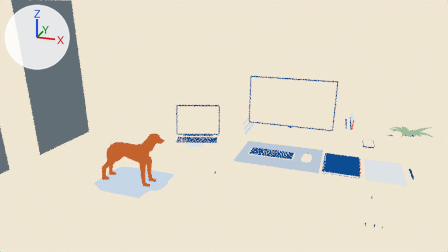
The Blender file blender/desk_scene.blend: old version first, new version second.
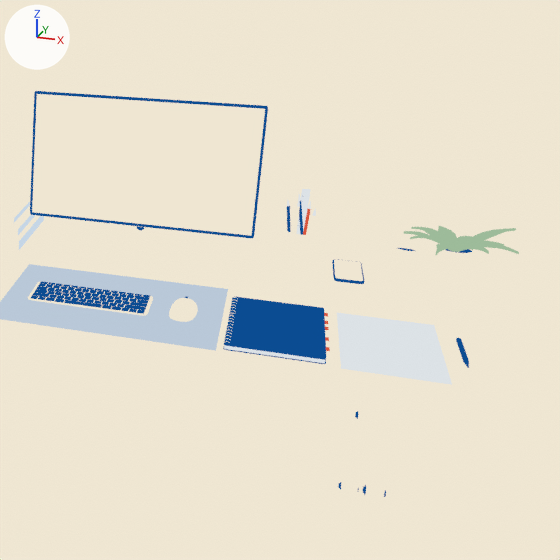
Each version is shown from the file's camera 'Cam_Hero', then close up on the part from 53% to 100% of the width and 17% to 100% of the height. Lighting does not change. The marker at upper left points along +X, +Y and +Z. The last two pictures show the newer version.

Names of what the first close-up shows: 'BackWall', 'Blueprint_Sheet', 'Chair_ArmPad_R', 'Chair_Back', 'Desk_Stretcher', 'Desk_Top', 'Desk_Trestle_R_Frame', 'Floor', 'LooseSheet_Sheet', 'Monitor_Bezel', 'Monitor_Screen', 'Notebook_CoverBoard' and 45 more.
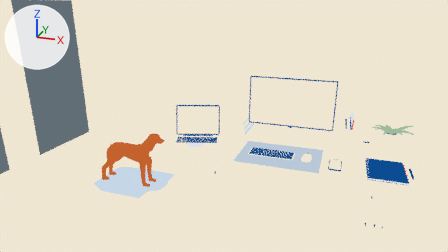
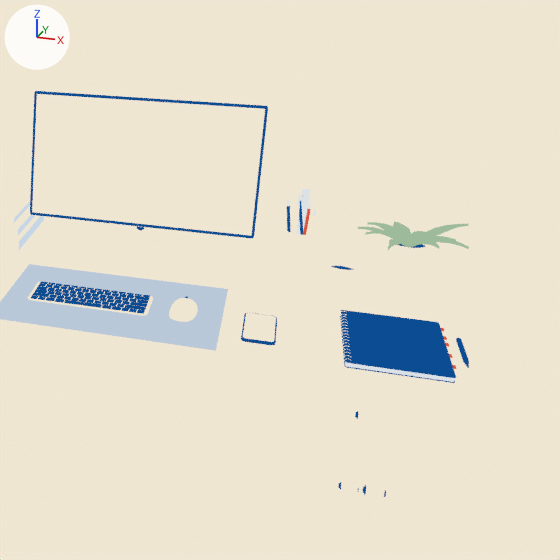
Not drawn themselves, but carrying or shaping drawn objects: ob_notebook, ob_notebook_cover, ob_mug, ob_phone, ob_plant.

Changed parts and their boxes (x1, y1, x2, y2) in the close-ups (560 x 560 px):
'Notebook_CoverBoard', moved: before (224, 297, 326, 360); after (341, 310, 456, 378)
'LooseSheet_Sheet', deleted: before (337, 313, 452, 385)
'Mug_Body', moved: before (385, 240, 425, 284); after (321, 258, 361, 304)
'Plant_Pot', moved: before (433, 242, 476, 280); after (387, 237, 429, 275)
'Phone_Screen', moved: before (334, 259, 363, 281); after (243, 313, 276, 342)
'Notebook_Pages', moved: before (224, 345, 325, 363); after (341, 321, 455, 382)
'Plant_Leaf_8', moved: before (461, 228, 516, 246); after (415, 224, 468, 242)
'Plant_Leaf_6', moved: before (438, 226, 457, 247); after (393, 221, 411, 243)
'Mug_Handle', moved: before (371, 248, 389, 270); after (354, 274, 373, 299)
'Plant_Leaf_1', moved: before (411, 227, 452, 248); after (368, 222, 405, 242)
'Phone_Body', moved: before (332, 259, 364, 284); after (241, 313, 277, 345)
'Plant_Leaf_5', moved: before (458, 243, 519, 254); after (412, 238, 469, 249)
'Plant_Leaf_4', moved: before (404, 231, 452, 251); after (358, 227, 405, 246)
'Plant_Saucer', moved: before (429, 267, 471, 282); after (384, 262, 425, 277)
'Notebook_Back', moved: before (223, 348, 326, 364); after (340, 316, 455, 383)
'Notebook_Coil', moved: before (222, 297, 238, 347); after (339, 311, 351, 363)
'Plant_Leaf_7', moved: before (436, 244, 457, 255); after (388, 239, 410, 250)
'Plant_Leaf_3', moved: before (454, 236, 472, 245); after (410, 231, 425, 240)
'Plant_Leaf_0', moved: before (465, 241, 504, 246); after (417, 236, 456, 241)
'Plant_Leaf_10', moved: before (457, 247, 489, 254); after (410, 242, 439, 249)
'Plant_Leaf_2', moved: before (452, 244, 473, 252); after (405, 240, 424, 247)
'Plant_Leaf_9', moved: before (410, 235, 451, 248); after (365, 230, 405, 243)
'Notebook_Tabs', moved: before (324, 313, 330, 351); after (441, 328, 456, 369)
'Plant_Soil', moved: before (446, 249, 472, 253); after (398, 244, 425, 248)
'Mug_Coffee', moved: before (398, 248, 415, 251); after (331, 266, 354, 270)

Patch to the scene script:
```diff
--- a/blender/desk_scene.blend.py
+++ b/blender/desk_scene.blend.py
@@ ob_loosesheet_sheet @@
-ob_loosesheet_sheet = bpy.data.objects.new('LooseSheet_Sheet', me_loosesheet_sheet)
-ob_loosesheet_sheet.parent = ob_loosesheet
-ob_loosesheet_sheet.location = (0.0, 0.0, 0.0)
@@ ob_notebook @@
 ob_notebook = bpy.data.objects.new('Notebook', None)
-ob_notebook.location = (0.36, -0.19, 0.74)
+ob_notebook.location = (0.607, -0.19, 0.74)
@@ ob_notebook_cover @@
 ob_notebook_cover.parent = ob_notebook
-ob_notebook_cover.location = (-0.105, 0.0, 0.0105)
+ob_notebook_cover.location = (-0.099, 0.0, 0.0065)
@@ ob_notebook_coverboard @@
 ob_notebook_coverboard.parent = ob_notebook_cover
-ob_notebook_coverboard.location = (0.105, 0.0, 0.0)
+ob_notebook_coverboard.location = (0.099, 0.0, 0.0045)
@@ ob_mug @@
 ob_mug = bpy.data.objects.new('Mug', None)
-ob_mug.location = (0.66, 0.24, 0.74)
+ob_mug.location = (0.5, 0.05, 0.74)
 ob_mug.rotation_euler = (0.0, 0.0, 3.142)  # degrees (0, 0, 180)
@@ ob_phone @@
 ob_phone = bpy.data.objects.new('Phone', None)
-ob_phone.location = (0.53, 0.24, 0.74)
+ob_phone.location = (0.325, -0.2, 0.74)
@@ ob_plant @@
 ob_plant = bpy.data.objects.new('Plant', None)
-ob_plant.location = (0.78, 0.3, 0.74)
+ob_plant.location = (0.67, 0.3, 0.74)
```
